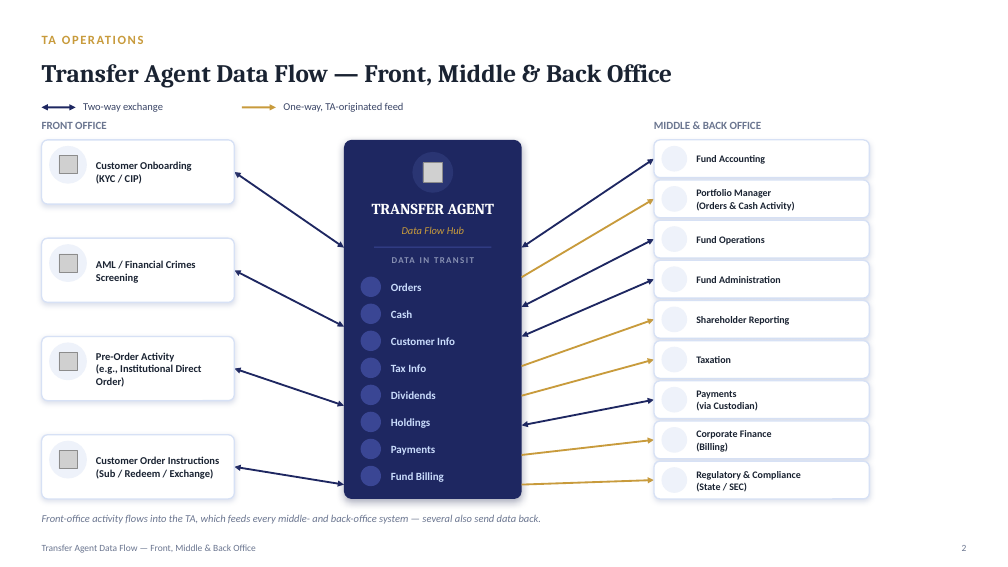
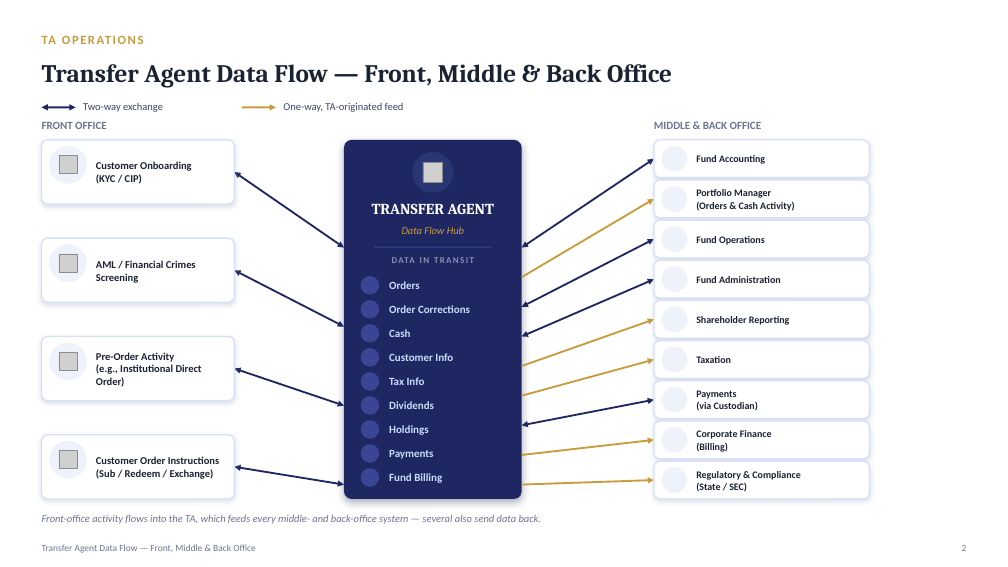
Before and after one commit to vinayak99-ai/tawork, a slide deck: slide 2 of docs/presentations/Transfer_Agent_Data_Flow.pptx. Drawn at 1008x567 pixels with LibreOffice and Linux fonts; fonts in the diff are those of the drawing; grey boxes stand for pictures; background and template pictures are left out. Boxes give left, top, right and bottom in pixels: in the first picture for what was removed or moved away, otherwise in the second. Text is boxed around its words. In the diff, an @@ line names an element or a change of style, - is before the commit and + after.

```diff
--- a/docs/presentations/Transfer_Agent_Data_Flow.pptx
+++ b/docs/presentations/Transfer_Agent_Data_Flow.pptx
@@ ellipse: place and size @@
-ellipse at <box>361,304,381,324</box>
+ellipse at <box>361,300,380,319</box>
@@ ellipse: place and size @@
-ellipse at <box>361,330,381,351</box>
+ellipse at <box>361,324,380,343</box>
@@ text "Cash": place and size @@
-text "Cash" at <box>391,310,412,318</box>
+text "Cash" at <box>389,329,410,337</box>
@@ text added at <box>389,305,470,313</box>, 10.5 pt, text #CADCFC, bold @@
+Order Corrections
@@ ellipse: place and size @@
-ellipse at <box>361,358,381,378</box>
+ellipse at <box>361,348,380,367</box>
@@ text "Customer Info": place and size @@
-text "Customer Info" at <box>391,337,455,345</box>
+text "Customer Info" at <box>389,353,453,361</box>
@@ ellipse added at <box>361,372,380,391</box>, fill #3A4694 @@
@@ text "Tax Info": place and size @@
-text "Tax Info" at <box>391,364,426,372</box>
+text "Tax Info" at <box>389,377,425,385</box>
@@ 2 texts, 2 ellipses: place and size @@
-2 texts, 2 ellipses at <box>361,385,436,433</box>
+2 texts, 2 ellipses at <box>361,396,434,439</box>
@@ ellipse: place and size @@
-ellipse at <box>361,439,381,459</box>
+ellipse at <box>361,444,380,463</box>
@@ text "Payments": place and size @@
-text "Payments" at <box>391,446,435,455</box>
+text "Payments" at <box>389,450,433,459</box>
```
